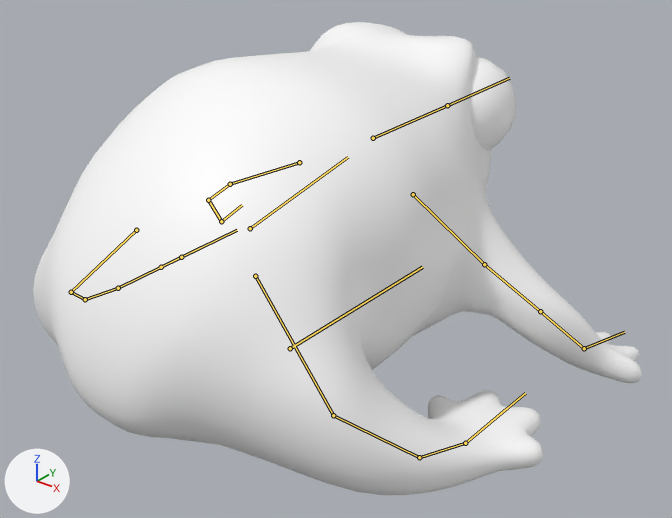
The FBX model froggyfocus/Assets/FlawLizArt/Characters/Frog_Cute/frog_cute.fbx as it was, and as the next commit left it.
Both versions are drawn from a 50 mm camera at (1.176, -1.31, 1.07) aimed at (0.079, 0.062, 0.219). The lights are fixed; the arrows at lower left show +X, +Y and +Z. The picture after the commit comes second. The bones that change, and the others that lie on the model, are drawn over the model as lines.

In view in the first picture: 'body'.
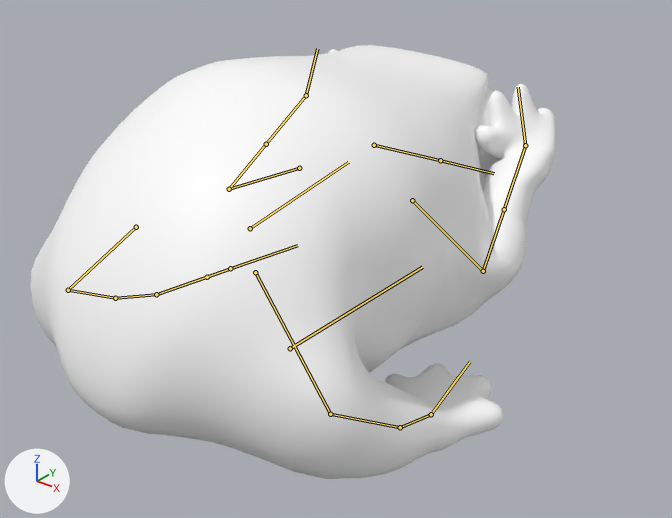
The newer file adds an action. The first version stands in its rest pose; the second is drawn at frame 16 of the action 'Armature|cover_eyes'.

Where the change shows, as pixel boxes (x1, y1, x2, y2) in the pictures (672 x 518 px):
'body', posed (14% narrower, 8% shorter): before (33, 22, 642, 495); after (30, 45, 556, 479)
bone 'Body', root to tip: before (250, 228) to (348, 157); after (250, 228) to (348, 162)
bone 'Head', root to tip: before (373, 138) to (447, 105); after (374, 145) to (440, 160)
bone 'Arm.R.001', root to tip: before (484, 264) to (540, 311); after (483, 271) to (504, 209)
bone 'Arm.R.002', root to tip: before (540, 311) to (584, 348); after (504, 209) to (525, 145)
bone 'Hand.R', root to tip: before (584, 348) to (624, 332); after (525, 145) to (518, 87)
bone 'Leg.R.002', root to tip: before (333, 415) to (419, 457); after (330, 414) to (400, 427)
bone 'Leg.R.003', root to tip: before (419, 457) to (465, 443); after (400, 427) to (431, 414)
bone 'Foot.R', root to tip: before (465, 443) to (506, 408); after (431, 414) to (457, 378)
bone 'Arm.L.001', root to tip: before (230, 184) to (208, 200); after (229, 189) to (266, 144)
bone 'Arm.L.002', root to tip: before (208, 200) to (221, 221); after (266, 144) to (306, 95)
bone 'Hand.L', root to tip: before (221, 221) to (242, 205); after (306, 95) to (317, 48)
bone 'Leg.L.002', root to tip: before (71, 292) to (85, 299); after (68, 290) to (115, 298)
bone 'Leg.L.003', root to tip: before (85, 299) to (118, 288); after (115, 298) to (156, 294)
bone 'Foot.L', root to tip: before (118, 288) to (161, 267); after (156, 294) to (207, 277)

The change, as a diff of the scene's bpy script:
```diff
--- a/froggyfocus/Assets/FlawLizArt/Characters/Frog_Cute/frog_cute.fbx.py
+++ b/froggyfocus/Assets/FlawLizArt/Characters/Frog_Cute/frog_cute.fbx.py
@@ bone_body @@
 bone_body = bpy.data.objects['Armature'].pose.bones['Body']  # child of 'Root'
-bone_body.rotation_quaternion = (1.0, 0.0, 0.0, 0.0)  # degrees (0, 0, 0)
+bone_body.rotation_quaternion = (1.0, -0.02, 0.0, 0.0)  # degrees (-2, 0, 0)
@@ bone_head @@
 bone_head = bpy.data.objects['Armature'].pose.bones['Head']  # child of 'Body'
-bone_head.rotation_quaternion = (1.0, 0.0, 0.0, 0.0)  # degrees (0, 0, 0)
+bone_head.rotation_quaternion = (0.983, -0.183, 0.0, 0.0)  # degrees (-21, 0, 0)
@@ bone_arm_r_001 @@
 bone_arm_r_001 = bpy.data.objects['Armature'].pose.bones['Arm.R.001']  # child of 'Shoulder.R'
-bone_arm_r_001.rotation_quaternion = (1.0, 0.0, 0.0, 0.0)  # degrees (0, 0, 0)
+bone_arm_r_001.rotation_quaternion = (0.576, 0.314, 0.08, 0.75)  # degrees (31, -22, 99)
@@ bone_arm_r_002 @@
 bone_arm_r_002 = bpy.data.objects['Armature'].pose.bones['Arm.R.002']  # child of 'Arm.R.001'
-bone_arm_r_002.rotation_quaternion = (1.0, 0.0, 0.0, 0.0)  # degrees (0, 0, 0)
+bone_arm_r_002.rotation_quaternion = (0.941, 0.103, 0.173, -0.27)  # degrees (6, 22, -31)
@@ bone_hand_r @@
 bone_hand_r = bpy.data.objects['Armature'].pose.bones['Hand.R']  # child of 'Arm.R.002'
-bone_hand_r.rotation_quaternion = (1.0, 0.0, 0.0, 0.0)  # degrees (0, 0, 0)
+bone_hand_r.rotation_quaternion = (0.864, -0.006, 0.503, 0.02)  # degrees (1, 60, 3)
@@ bone_leg_r_002 @@
 bone_leg_r_002 = bpy.data.objects['Armature'].pose.bones['Leg.R.002']  # child of 'Leg.R.001'
-bone_leg_r_002.rotation_quaternion = (1.0, 0.0, 0.0, 0.0)  # degrees (0, 0, 0)
+bone_leg_r_002.rotation_quaternion = (0.974, -0.098, -0.018, 0.206)  # degrees (-11, 0, 24)
@@ bone_leg_r_003 @@
 bone_leg_r_003 = bpy.data.objects['Armature'].pose.bones['Leg.R.003']  # child of 'Leg.R.002'
-bone_leg_r_003.rotation_quaternion = (1.0, 0.0, 0.0, 0.0)  # degrees (0, 0, 0)
+bone_leg_r_003.rotation_quaternion = (0.991, -0.053, -0.007, -0.126)  # degrees (-6, -2, -14)
@@ bone_foot_r @@
 bone_foot_r = bpy.data.objects['Armature'].pose.bones['Foot.R']  # child of 'Leg.R.003'
-bone_foot_r.rotation_quaternion = (1.0, 0.0, 0.0, 0.0)  # degrees (0, 0, 0)
+bone_foot_r.rotation_quaternion = (0.997, 0.043, -0.062, 0.012)  # degrees (5, -7, 1)
@@ bone_arm_l_001 @@
 bone_arm_l_001 = bpy.data.objects['Armature'].pose.bones['Arm.L.001']  # child of 'Shoulder.L'
-bone_arm_l_001.rotation_quaternion = (1.0, 0.0, 0.0, 0.0)  # degrees (0, 0, 0)
+bone_arm_l_001.rotation_quaternion = (0.576, 0.314, -0.08, -0.75)  # degrees (31, 22, -99)
@@ bone_arm_l_002 @@
 bone_arm_l_002 = bpy.data.objects['Armature'].pose.bones['Arm.L.002']  # child of 'Arm.L.001'
-bone_arm_l_002.rotation_quaternion = (1.0, 0.0, 0.0, 0.0)  # degrees (0, 0, 0)
+bone_arm_l_002.rotation_quaternion = (0.941, 0.103, -0.173, 0.27)  # degrees (6, -22, 31)
@@ bone_hand_l @@
 bone_hand_l = bpy.data.objects['Armature'].pose.bones['Hand.L']  # child of 'Arm.L.002'
-bone_hand_l.rotation_quaternion = (1.0, 0.0, 0.0, 0.0)  # degrees (0, 0, 0)
+bone_hand_l.rotation_quaternion = (0.864, -0.006, -0.503, -0.02)  # degrees (1, -60, -3)
@@ bone_leg_l_002 @@
 bone_leg_l_002 = bpy.data.objects['Armature'].pose.bones['Leg.L.002']  # child of 'Leg.L.001'
-bone_leg_l_002.rotation_quaternion = (1.0, 0.0, 0.0, 0.0)  # degrees (0, 0, 0)
+bone_leg_l_002.rotation_quaternion = (0.974, -0.098, 0.018, -0.206)  # degrees (-11, 0, -24)
@@ bone_leg_l_003 @@
 bone_leg_l_003 = bpy.data.objects['Armature'].pose.bones['Leg.L.003']  # child of 'Leg.L.002'
-bone_leg_l_003.rotation_quaternion = (1.0, 0.0, 0.0, 0.0)  # degrees (0, 0, 0)
+bone_leg_l_003.rotation_quaternion = (0.991, -0.053, 0.007, 0.126)  # degrees (-6, 2, 14)
@@ bone_foot_l @@
 bone_foot_l = bpy.data.objects['Armature'].pose.bones['Foot.L']  # child of 'Leg.L.003'
-bone_foot_l.rotation_quaternion = (1.0, 0.0, 0.0, 0.0)  # degrees (0, 0, 0)
+bone_foot_l.rotation_quaternion = (0.997, 0.043, 0.062, -0.012)  # degrees (5, 7, -1)
```
